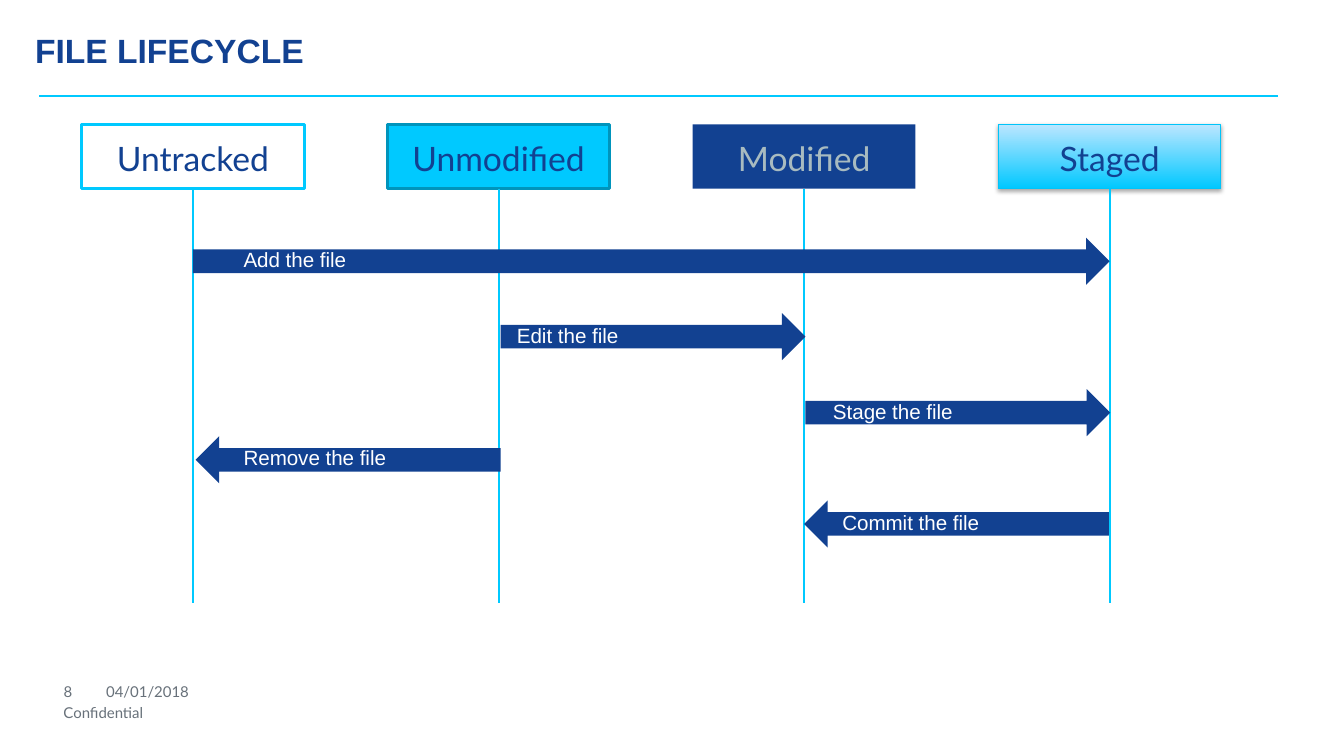
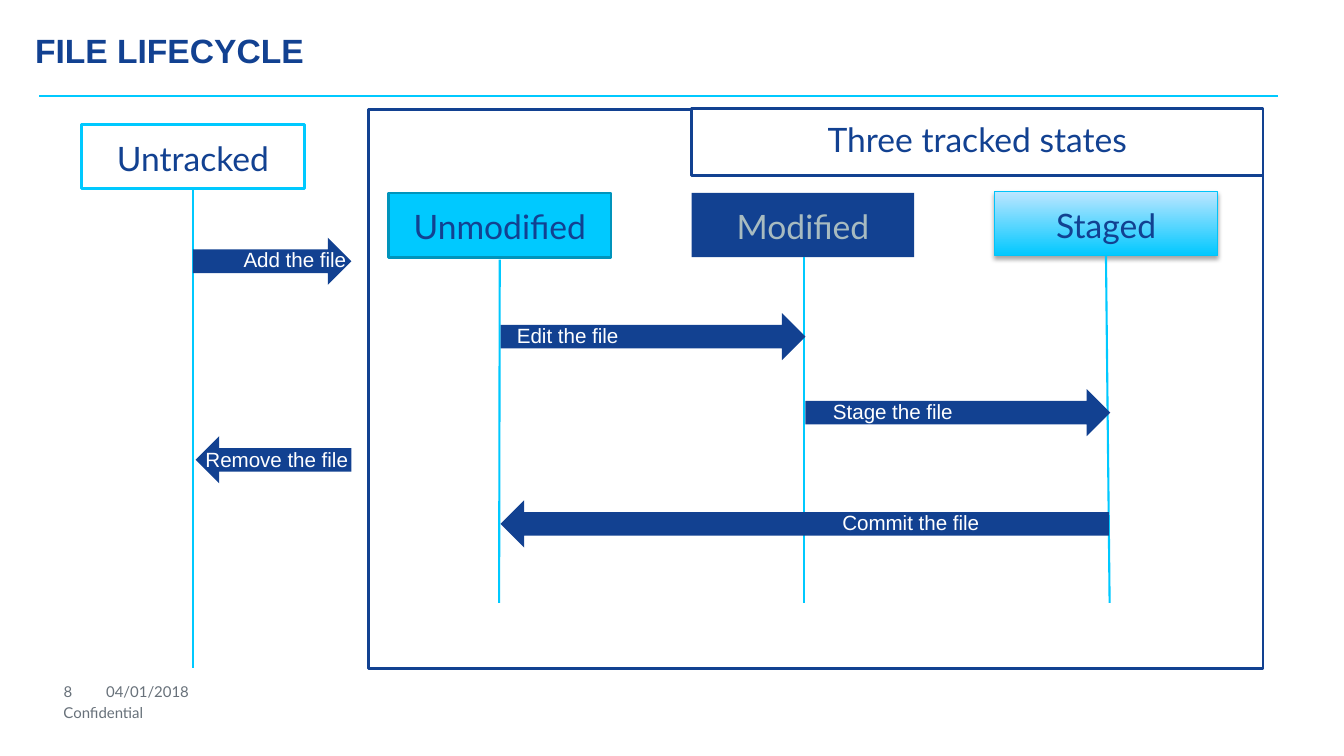
Before and after one commit to testowe10/szkolenie, a slide deck: slide 8 of GIT presentation.pptx. Drawn at 1344x756 pixels with LibreOffice and Linux fonts; fonts in the diff are those of the drawing; background and template pictures are left out. Boxes give left, top, right and bottom in pixels: in the first picture for what was removed or moved away, otherwise in the second. Text is boxed around its words. In the diff, an @@ line names an element or a change of style, - is before the commit and + after.

Commit message:
File statuses changed

```diff
--- a/GIT presentation.pptx
+++ b/GIT presentation.pptx
@@ rectangle added at (369, 110, 1263, 668), fill #FFFFFF, outline #124191 2 pt @@
@@ rectangle added at (692, 109, 1263, 176), fill #FFFFFF, outline #124191 2 pt, 24 pt, text #124191 @@
+Three tracked states
@@ line moved from (193, 189) - (193, 603) to (193, 189) - (193, 668) @@
@@ rectangle "Unmodified": place and size @@
-rectangle "Unmodified" at (387, 124, 610, 189)
+rectangle "Unmodified" at (388, 193, 611, 257)
@@ rectangle "Modified": place and size @@
-rectangle "Modified" at (693, 124, 915, 189)
+rectangle "Modified" at (692, 193, 914, 257)
@@ rectangle "Staged": place and size @@
-rectangle "Staged" at (998, 124, 1221, 189)
+rectangle "Staged" at (995, 192, 1218, 256)
@@ right arrow: place and size @@
-right arrow at (193, 238, 1109, 285)
+right arrow at (193, 238, 351, 285)
@@ line moved from (499, 189) - (499, 603) to (500, 260) - (499, 603) @@
@@ line moved from (805, 189) - (805, 603) to (805, 257) - (805, 603) @@
@@ line moved from (1110, 189) - (1110, 603) to (1106, 256) - (1110, 603) @@
@@ text "Remove the file" rewrapped from (244, 450, 386, 466) to (205, 452, 348, 472) @@
@@ right arrow: place and size @@
-right arrow at (196, 437, 500, 484)
+right arrow at (196, 437, 352, 484)
@@ right arrow: place and size @@
-right arrow at (805, 500, 1109, 547)
+right arrow at (501, 500, 1110, 547)
```
